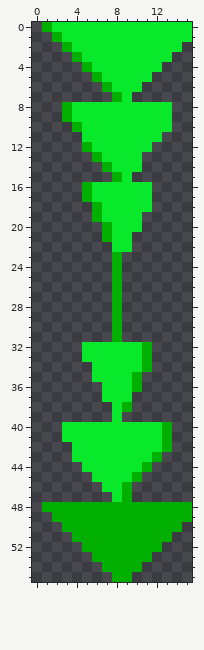
A pixel-art sprite gets an edit: styles/jamie_techno/objects/exit_old_top.png. The first picture shows the starting point.
The file is 16x56 pixels.
After the commit:
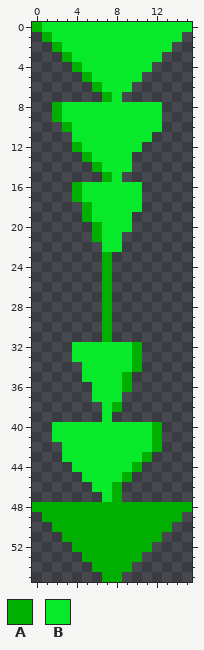
Palette (. is transparent): A #00af00  B #08e92b
The exact change:
The edit adds colour A in row 0 at x 0; in row 1 at x 1; in row 2 at x 2; in row 3 at x 3; in row 4 at x 4; in row 5 at x 5.
The edit adds colour A in row 6 at x 6; in row 7 at x 7; in rows 8 to 9 at x 2; in row 10 at x 3; in row 12 at x 4; in row 13 at x 5.
The edit adds colour A in row 14 at x 6; in row 15 at x 7; in rows 16 to 17 at x 4; in rows 18 to 19 at x 5; in rows 20 to 21 at x 6; in rows 23 to 31 at x 7.
The edit adds colour A in row 48 at x 0; in row 49 at x 1; in row 50 at x 2; in row 51 at x 3; in row 52 at x 4; in row 53 at x 5.
The edit adds colour A in row 54 at x 6; in row 55 at x 7.
Colour B gives way to colour A in rows 32 to 34 at x 10; in rows 35 to 36 at x 9; in row 38 at x 8; in rows 40 to 42 at x 12; in row 43 at x 11; in row 44 at x 10.
Colour B gives way to colour A in row 45 at x 9; in rows 46 to 47 at x 8.
The edit adds colour B in row 11 at x 4; in row 22 at x 7; in rows 32 to 33 at x 4; in rows 34 to 35 at x 5; in rows 36 to 37 at x 6; in rows 38 to 39 at x 7.
The edit adds colour B in rows 40 to 41 at x 2; in rows 42 to 43 at x 3; in row 44 at x 4; in row 45 at x 5; in row 46 at x 6; in row 47 at x 7.
Colour A gives way to colour B in row 0 at x 1; in row 1 at x 2; in row 2 at x 3; in row 3 at x 4; in row 4 at x 5; in row 5 at x 6.
Colour A gives way to colour B in row 6 at x 7; in row 7 at x 8; in rows 8 to 9 at x 3; in row 10 at x 4; in row 12 at x 5; in row 13 at x 6.
Colour A gives way to colour B in row 14 at x 7; in row 15 at x 8; in rows 16 to 17 at x 5; in rows 18 to 19 at x 6; in rows 20 to 21 at x 7.
Colour A is gone in rows 23 to 31 at x 8; in rows 32 to 34 at x 11; in rows 35 to 36 at x 10; in row 38 at x 9; in rows 40 to 42 at x 13; in row 43 at x 12.
Colour A is gone in row 44 at x 11; in row 45 at x 10; in rows 46 to 47 at x 9; in row 49 at x 15; in row 50 at x 14; in row 51 at x 13.
Colour A is gone in row 52 at x 12; in row 53 at x 11; in row 54 at x 10; in row 55 at x 9.
Colour B is gone in row 1 at x 15; in row 2 at x 14; in row 3 at x 13; in row 4 at x 12; in row 5 at x 11; in row 6 at x 10.
Colour B is gone in row 7 at x 9; in rows 8 to 10 at x 13; in row 11 at x 12; in row 12 at x 11; in rows 13 to 14 at x 10; in row 15 at x 9.
Colour B is gone in rows 16 to 18 at x 11; in rows 19 to 20 at x 10; in rows 21 to 22 at x 9; in row 37 at x 9; in row 39 at x 8.
Pixel boxes of the changes (left, top, right, bottom) in both pictures:
changed: (32, 22, 192, 582)
